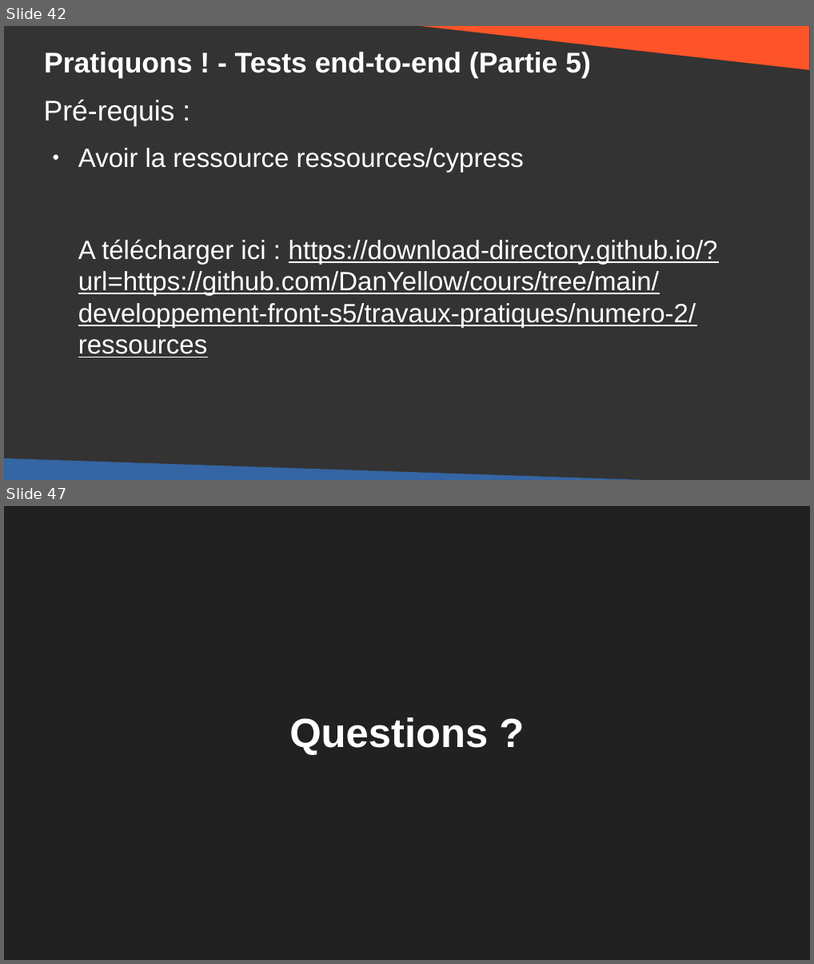
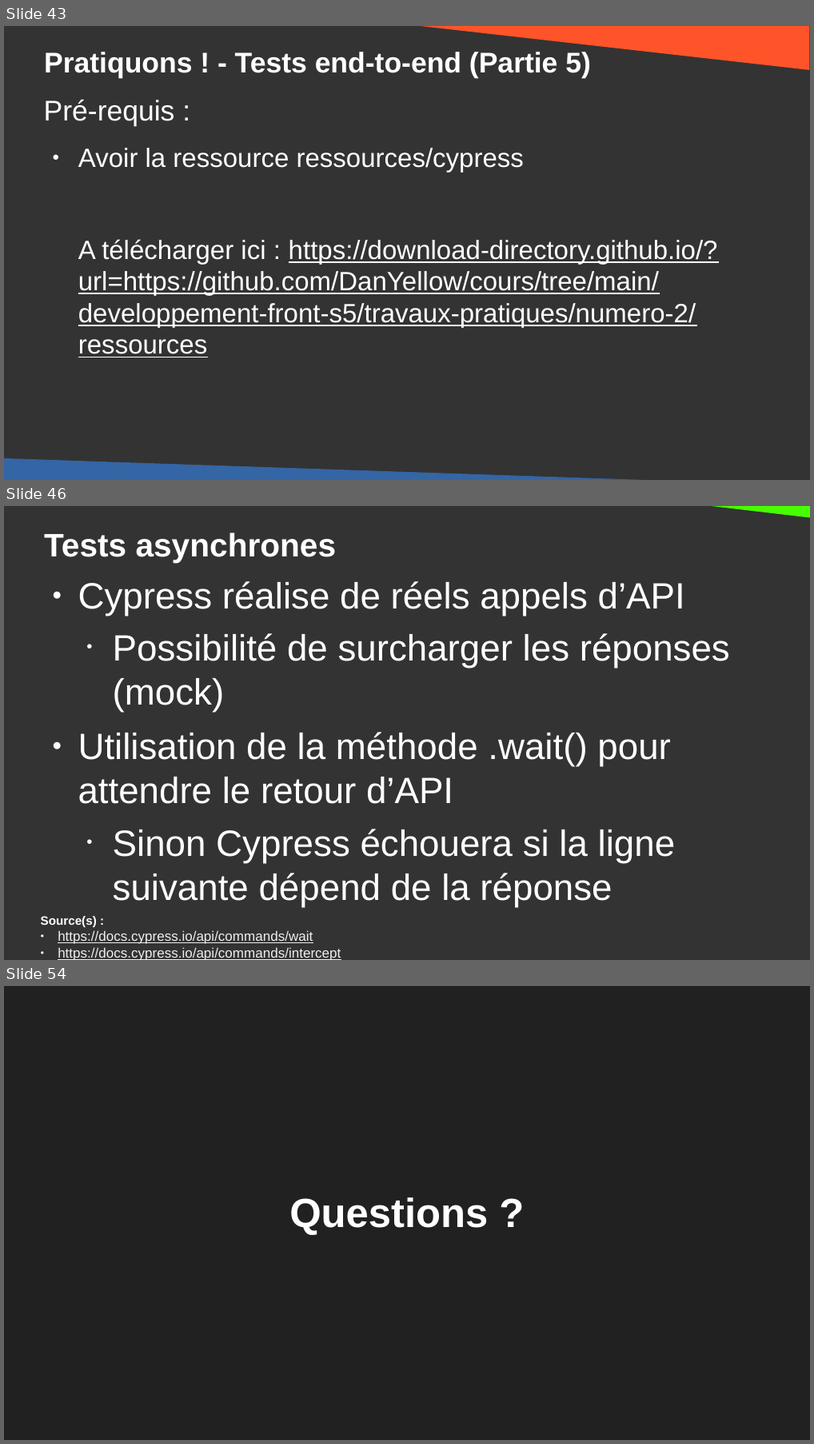
Before and after one commit to DanYellow/cours, a slide deck: developpement-front-s5/travaux-pratiques/numero-2/presentation.odp. Shown one above the other, each under a label of ours: slides 42 and 47 before the commit, slides 43, 46 and 54 after it; the slides between them are not shown. The pictures are 814x964 and 814x1444 pixels, drawn with LibreOffice and Linux fonts; fonts in the diff are those of the drawing. Boxes give left, top, right and bottom in pixels: in the first picture for what was removed or moved away, otherwise in the second. Text is boxed around its words. In the diff, an @@ line names an element or a change of style, - is before the commit and + after.

```diff
--- a/developpement-front-s5/travaux-pratiques/numero-2/presentation.odp
+++ b/developpement-front-s5/travaux-pratiques/numero-2/presentation.odp
@@ slide 46 added at [4, 506, 810, 960], background #333333 @@
@@ right triangle added at [517, 506, 810, 532], fill #47FF00 @@
@@ title added at [44, 532, 337, 562], 32 pt, text #FFFFFF, bold @@
+Tests asynchrones
@@ text added at [78, 581, 730, 907], 36 pt, text #FFFFFF @@
+● Cypress réalise de réels appels d’API
+  • Possibilité de surcharger les réponses (mock)
+● Utilisation de la méthode .wait() pour attendre le retour d’API
+  • Sinon Cypress échouera si la ligne suivante dépend de la réponse
@@ text added at [41, 916, 341, 960], 13.4 pt, text #EEEEEE, underline @@
+Source(s) :
+● https://docs.cypress.io/api/commands/wait
+● https://docs.cypress.io/api/commands/intercept
@@ what was slide 42 is now slide 43 @@
@@ what was slide 47 is now slide 54 @@
```
Also in this commit, not shown: 5 slides changed, 8 other slides added, 2 slides removed, 7 other files.
